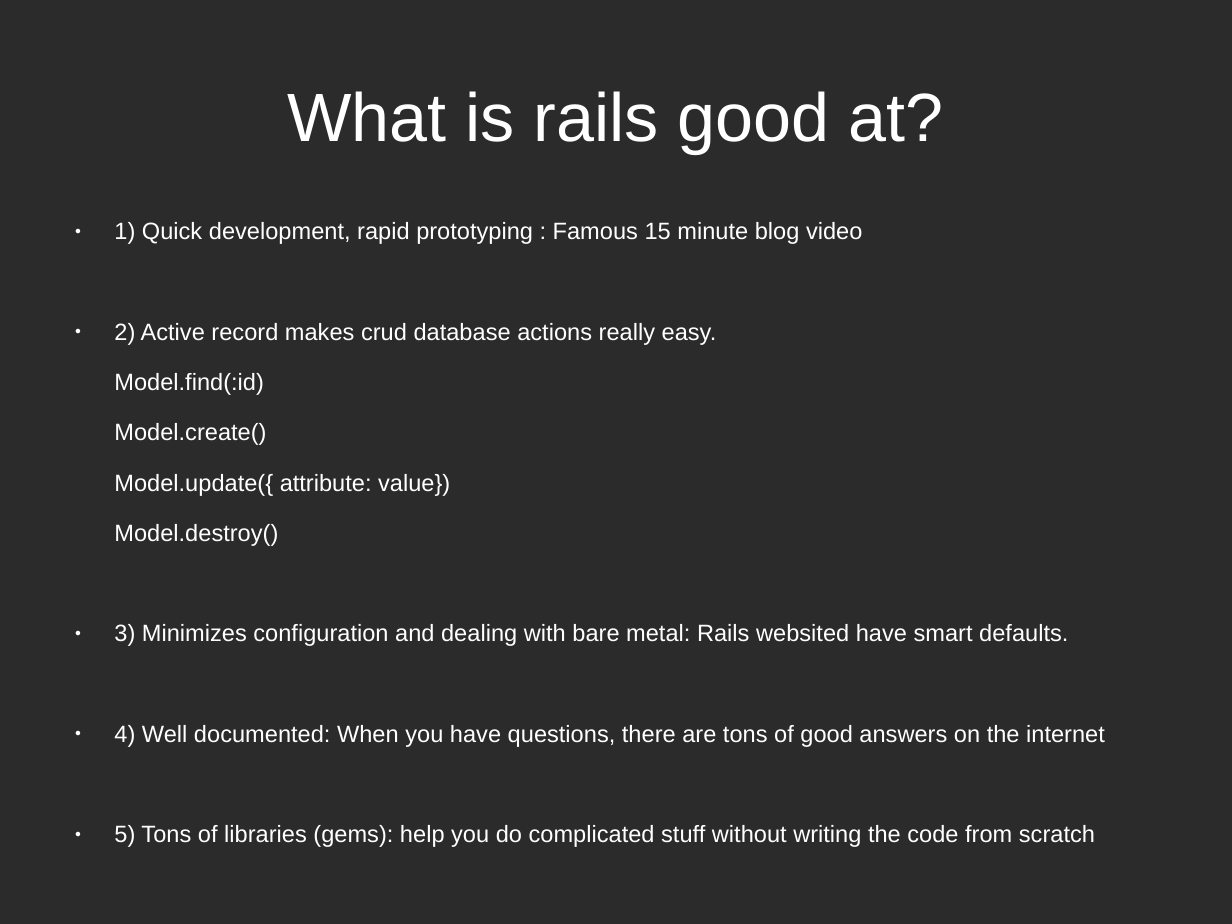
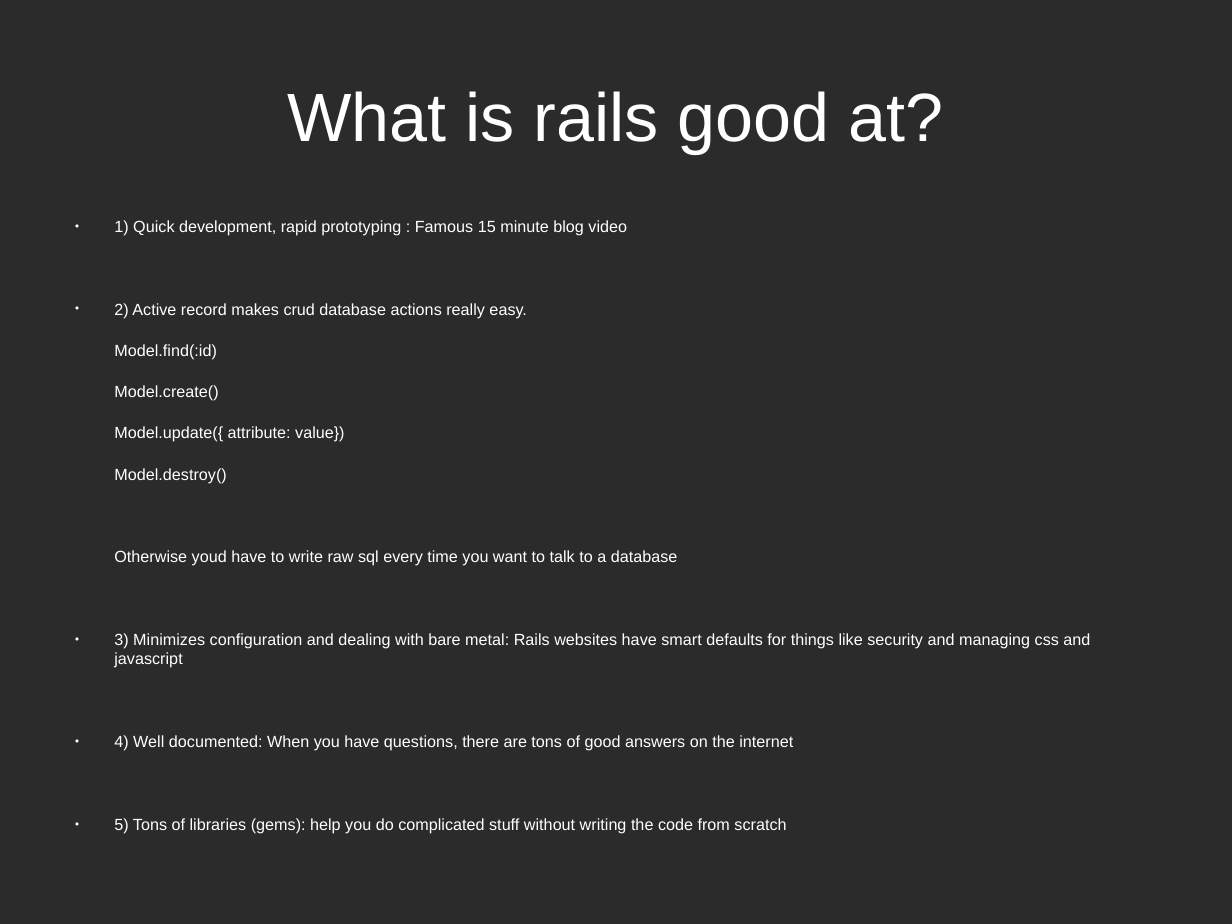
Before and after one commit to Andrew-Max/rails-seminar-materials, a slide deck: slide 12 of try_rails_slides.odp (slide 11 before the commit). Drawn at 1232x924 pixels with LibreOffice and Linux fonts; fonts in the diff are those of the drawing; background and template pictures are left out; a plain dark background stands for a picture behind light text. Boxes give left, top, right and bottom in pixels: in the first picture for what was removed or moved away, otherwise in the second. Text is boxed around its words. In the diff, an @@ line names an element or a change of style, - is before the commit and + after.

```diff
--- a/try_rails_slides.odp
+++ b/try_rails_slides.odp
@@ text at bbox=[114, 220, 793, 834]: size 15.2 to 10.4 pt in "1) Quick development, rapid prototyping : Famous ...", "2) Active record makes crud database actions ...", "Model.find(:id)", "Model.create()" and 4 more places @@
@@ text at bbox=[114, 550, 1090, 668]: text changed; size 15.2 to 10.4 pt @@
-● 3) Minimizes configuration and dealing with bare metal: Rails websited have smart defaults.
+Otherwise youd have to write raw sql every time you want to talk to a database
+● 3) Minimizes configuration and dealing with bare metal: Rails websites have smart defaults for things like security and managing css and javascript
```
Also in this commit, not shown: 7 other slides changed, 5 slides added, 4 slides removed.
